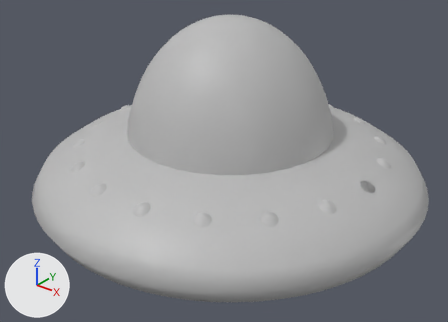
A saved change to the FBX model Assets/ufo.fbx.
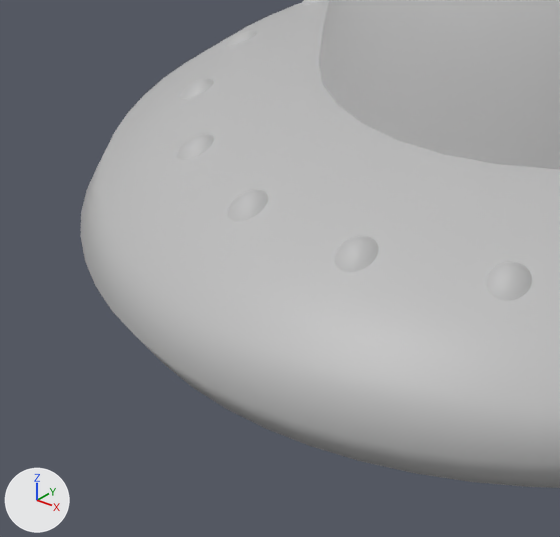
There are two pictures of each version: one whole from a 50 mm lens placed at (0.0279, -0.0356, 0.023), pointed at (0.0001, -0.0009, 0.0015), one close up on the part from 0% to 50% of the width and 34% to 100% of the height. The axes (+X, +Y, +Z) are drawn at lower left. The lights are the same throughout. Where no turn or scale is listed for an object, it has been applied to the vertices.
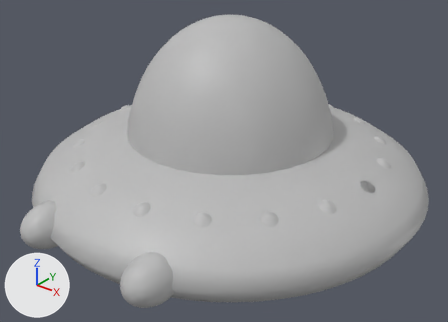
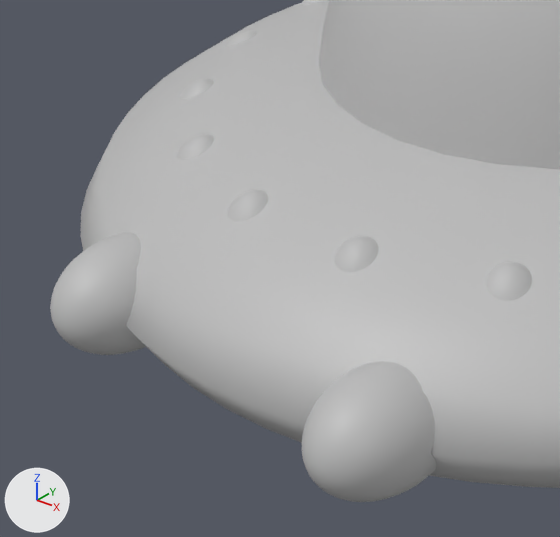
Commit message: ufo 2.0

What differs and where, as boxes (x1, y1, x2, y2) in the close-ups (560 x 537 px):
```json
{"object": "ufo_light_l", "change": "added", "after": [302, 361, 437, 502]}
{"object": "ufo_light_r", "change": "added", "after": [50, 232, 146, 355]}
```

Edits to the scene script, one JSON object a line:
```json
{"op": "add", "block": "me_mesh_023", "code": ["me_mesh_023 = bpy.data.meshes.new('Mesh.023')", "me_mesh_023.from_pydata(...)  # a UV sphere (32 segments, 32 rings, poles along y) spanning x -0.00162..0.00162, y -0.00224..0.00224, z -0.00162..0.00162", "me_mesh_023.materials.append(mat_lambert1)  # grey #bcbcbc"]}
{"op": "add", "block": "me_mesh_024", "code": ["me_mesh_024 = bpy.data.meshes.new('Mesh.024')", "me_mesh_024.from_pydata(...)  # a UV sphere (32 segments, 32 rings, poles along y) spanning x -0.00162..0.00162, y -0.00224..0.00224, z -0.00162..0.00162", "me_mesh_024.materials.append(mat_lambert1)  # grey #bcbcbc"]}
{"op": "add", "block": "ob_ufo_light_l", "code": ["ob_ufo_light_l = bpy.data.objects.new('ufo_light_l', me_mesh_023)", "ob_ufo_light_l.location = (0.005, -0.014, 0.0)"]}
{"op": "add", "block": "ob_ufo_light_r", "code": ["ob_ufo_light_r = bpy.data.objects.new('ufo_light_r', me_mesh_024)", "ob_ufo_light_r.location = (-0.005, -0.014, 0.0)"]}
```
